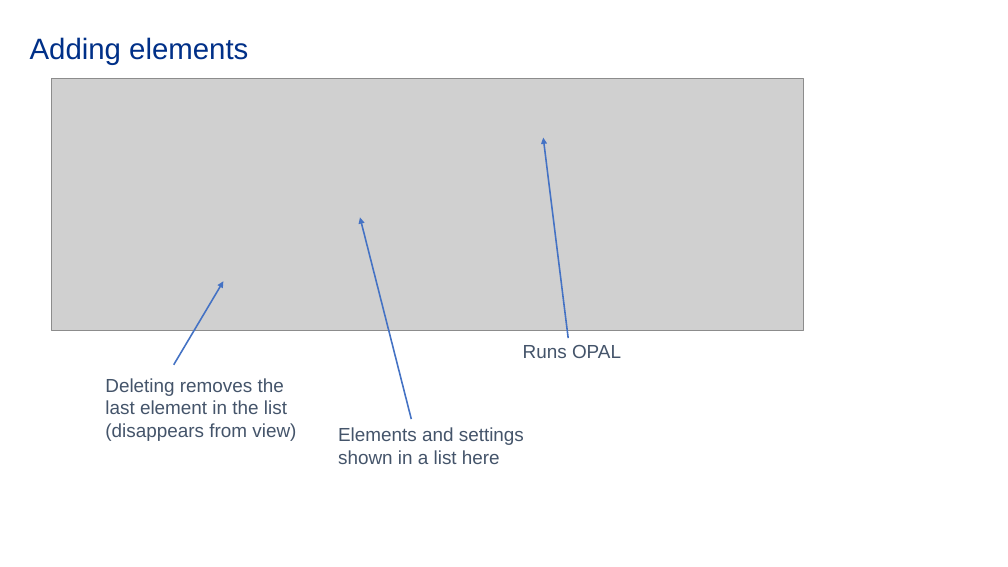
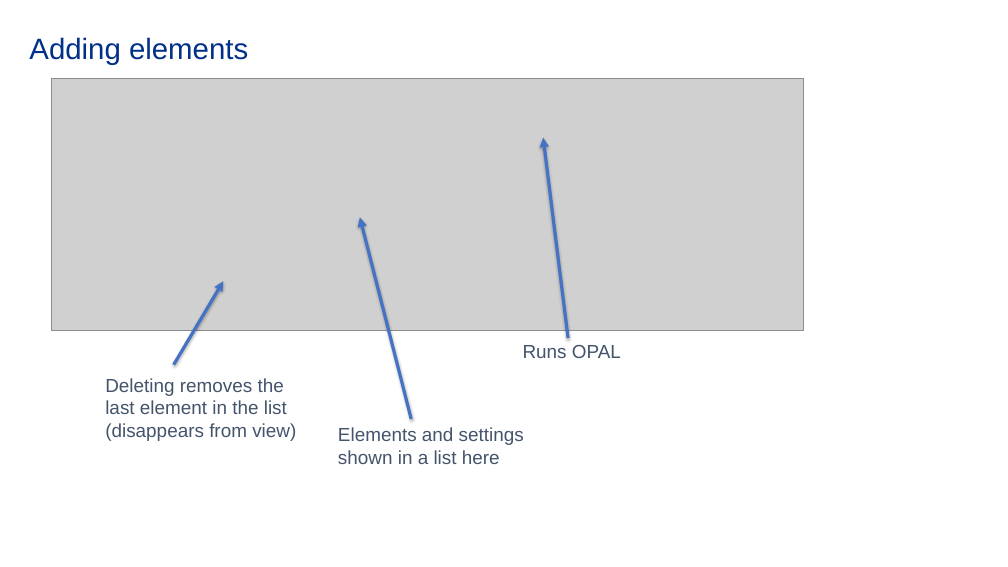
Before and after one commit to ErinW44/OPAL_GUI, a slide deck: slide 11 of GUI_powerpoint.pptx. Drawn at 1008x567 pixels with LibreOffice and Linux fonts; fonts in the diff are those of the drawing; grey boxes stand for pictures; background and template pictures are left out. Boxes give left, top, right and bottom in pixels: in the first picture for what was removed or moved away, otherwise in the second. Text is boxed around its words. In the diff, an @@ line names an element or a change of style, - is before the commit and + after.

```diff
--- a/GUI_powerpoint.pptx
+++ b/GUI_powerpoint.pptx
@@ arrow removed from (569, 338) to (544, 138) @@
@@ freeform shape added at [544,138,569,338], outline #4472C4 3 pt @@
@@ arrow removed from (411, 419) to (360, 218) @@
@@ freeform shape added at [360,218,411,420], outline #4472C4 3 pt @@
@@ arrow removed from (174, 365) to (223, 281) @@
@@ freeform shape added at [174,281,224,364], outline #4472C4 3 pt @@
```
Also in this commit, not shown: 22 other slides changed, 1 other file.
